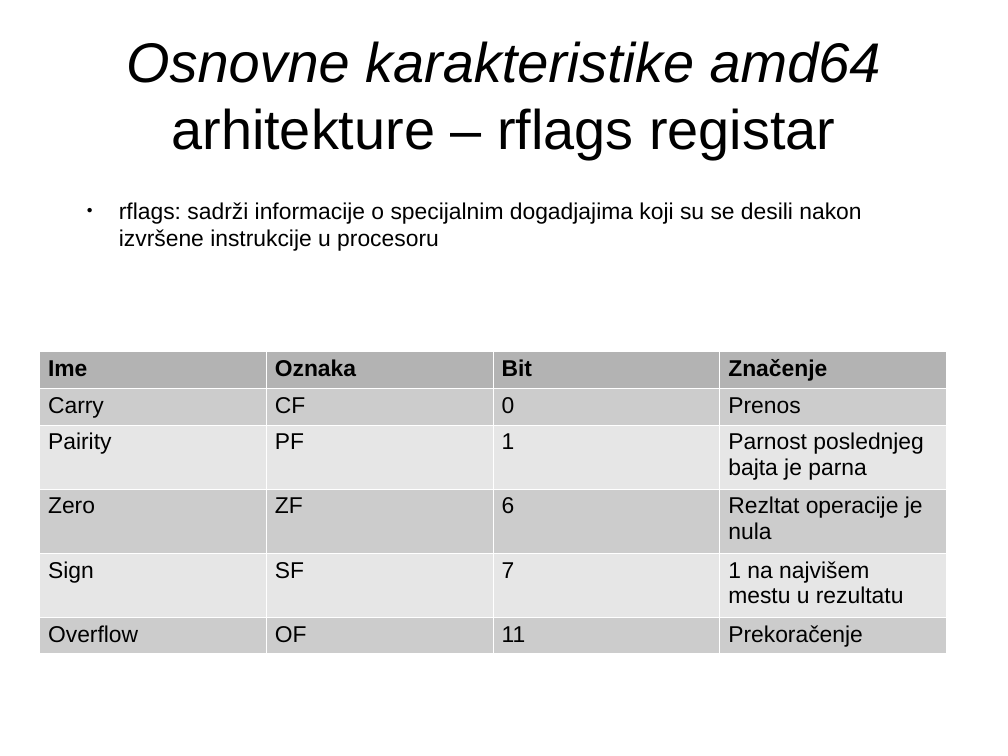
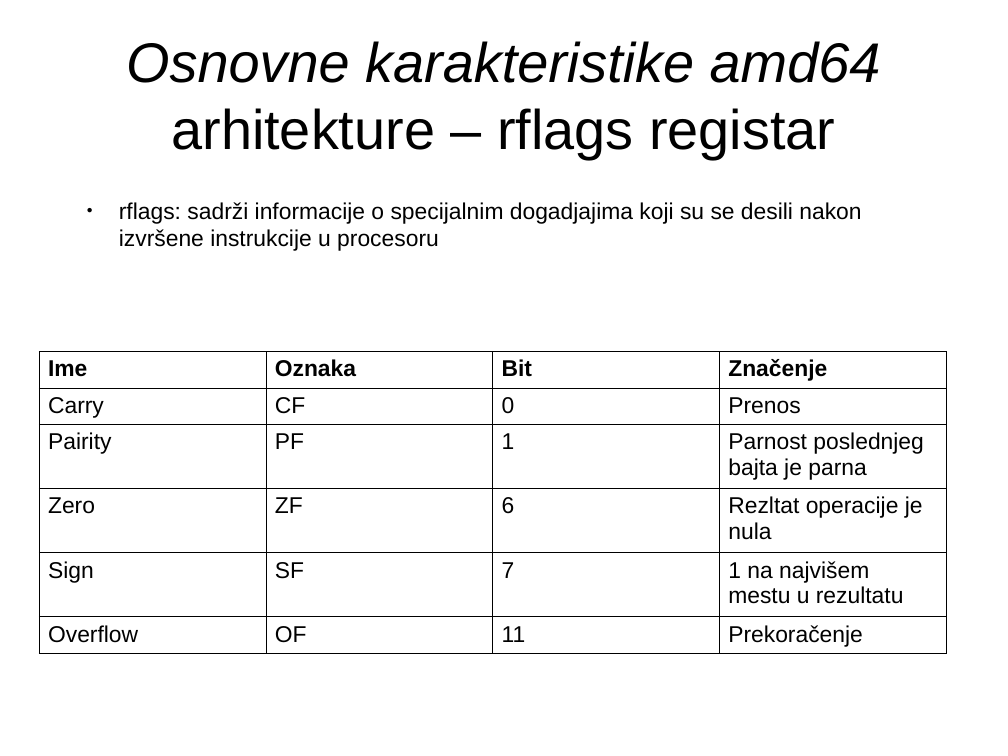
Before and after one commit to NikolaMilev/assembler-prezentacije, a slide deck: slide 20 of cas01/prez.odp (slide 8 before the commit). Drawn at 1008x756 pixels with LibreOffice and Linux fonts; fonts in the diff are those of the drawing. Boxes give left, top, right and bottom in pixels: in the first picture for what was removed or moved away, otherwise in the second. Text is boxed around its words. In the diff, an @@ line names an element or a change of style, - is before the commit and + after.

```diff
--- a/cas01/prez.odp
+++ b/cas01/prez.odp
@@ table at bbox=[39, 351, 947, 651] @@
@@ fill #B3B3B3 to none in row 1 @@
@@ fill #CCCCCC to none in 12 cells @@
@@ fill #E6E6E6 to none in 8 cells @@
@@ borders changed @@
```
Also in this commit, not shown: 3 other slides changed, 11 slides added, 1 slide removed, 1 other file.
